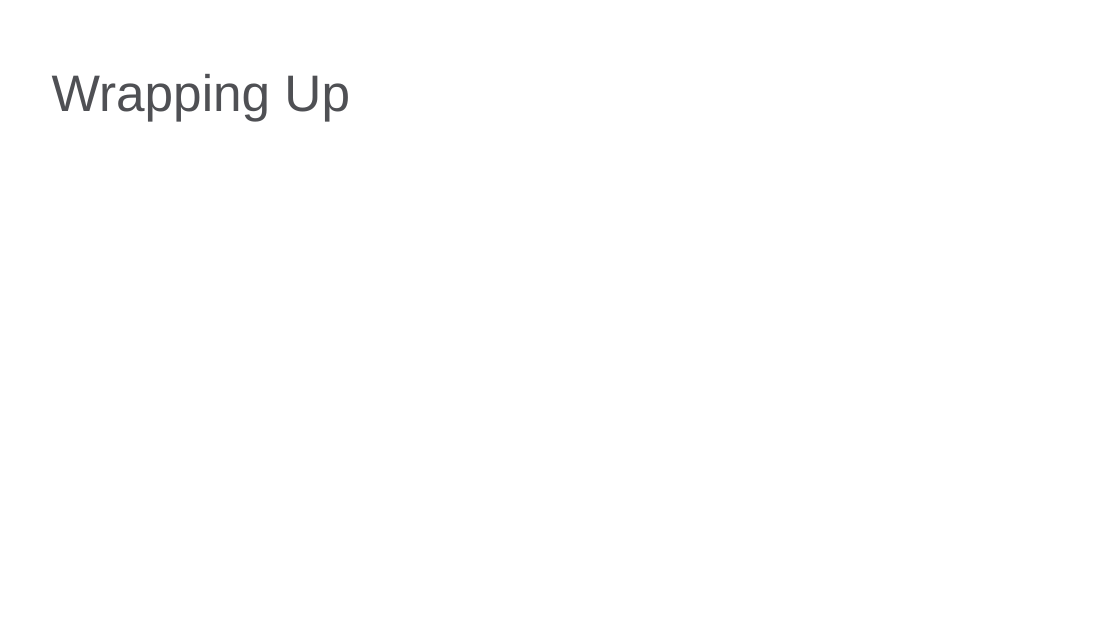
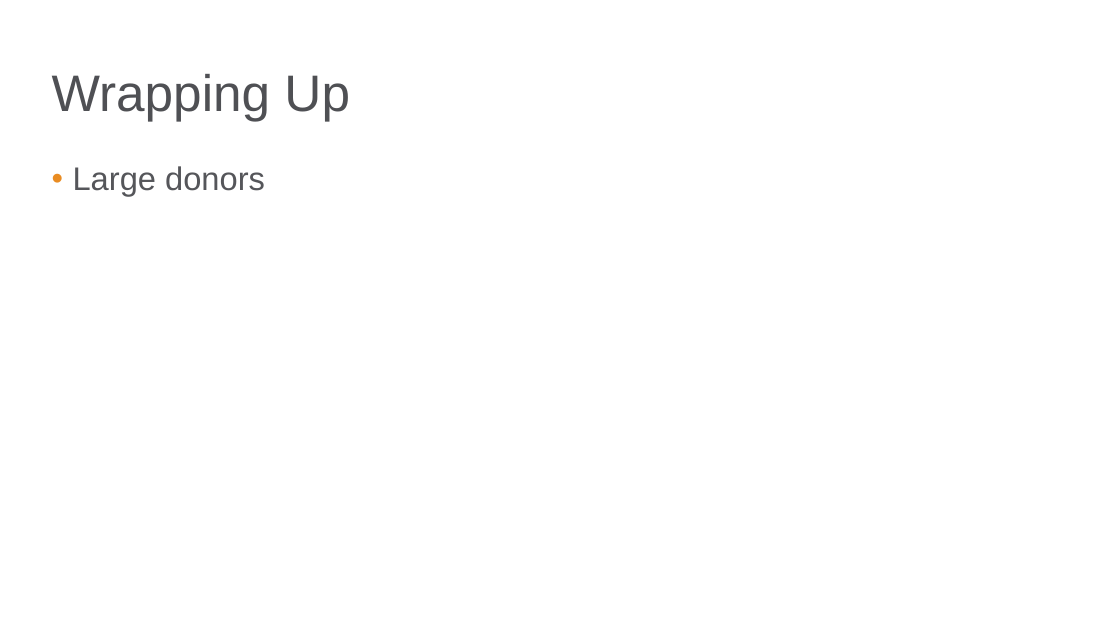
Before and after one commit to bgstieber/APRA-PD-DAS-2019, a slide deck: slide 24 of Generating Insights from Clustering Large Donors - BStieber APRA DAS19.pptx (slide 23 before the commit). Drawn at 1120x630 pixels with LibreOffice and Linux fonts; fonts in the diff are those of the drawing; background and template pictures are left out. Boxes give left, top, right and bottom in pixels: in the first picture for what was removed or moved away, otherwise in the second. Text is boxed around its words. In the diff, an @@ line names an element or a change of style, - is before the commit and + after.

```diff
--- a/Generating Insights from Clustering Large Donors - BStieber APRA DAS19.pptx
+++ b/Generating Insights from Clustering Large Donors - BStieber APRA DAS19.pptx
@@ text added at [73, 166, 265, 196], 21 pt, text #55565A @@
+• Large donors
```
Also in this commit, not shown: 8 other slides changed, 1 slide added, 1 other file.
